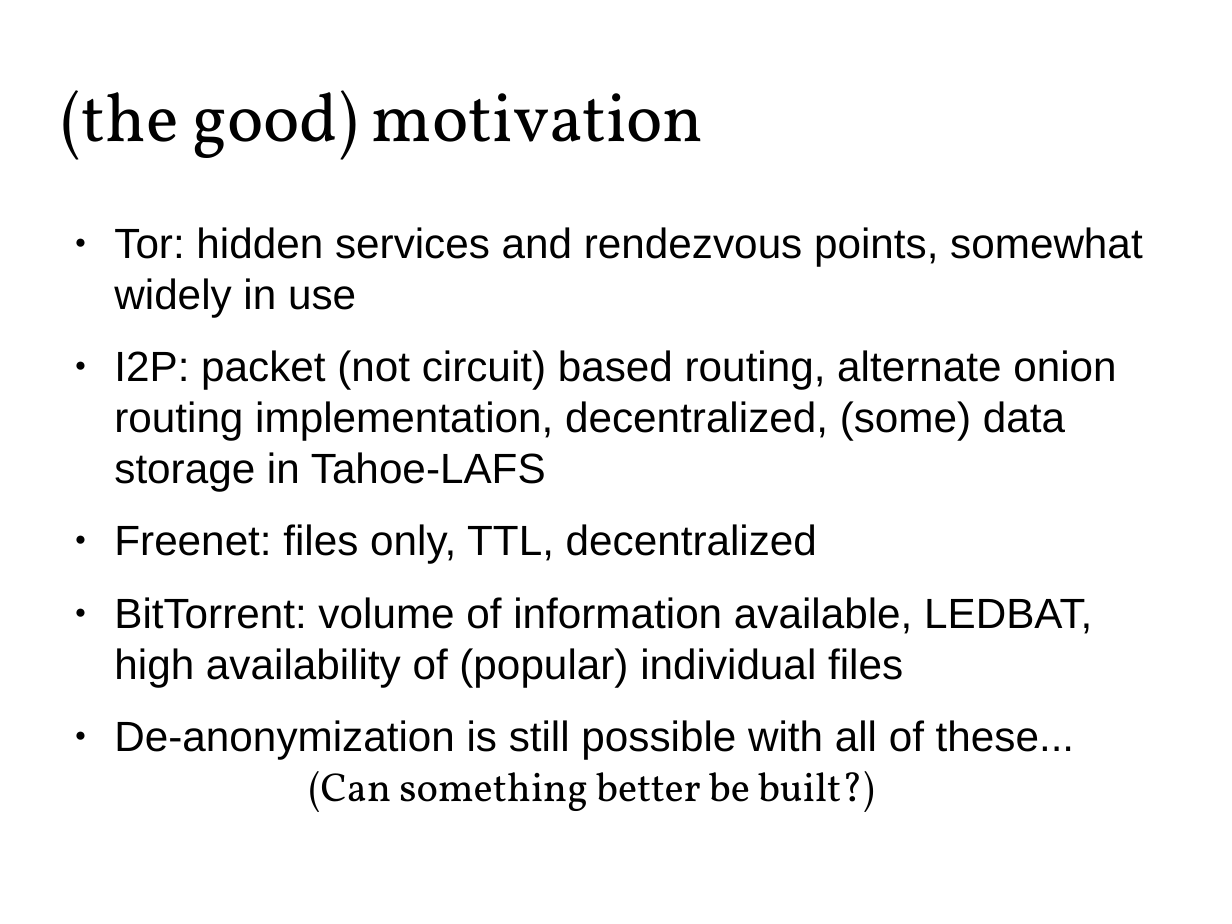
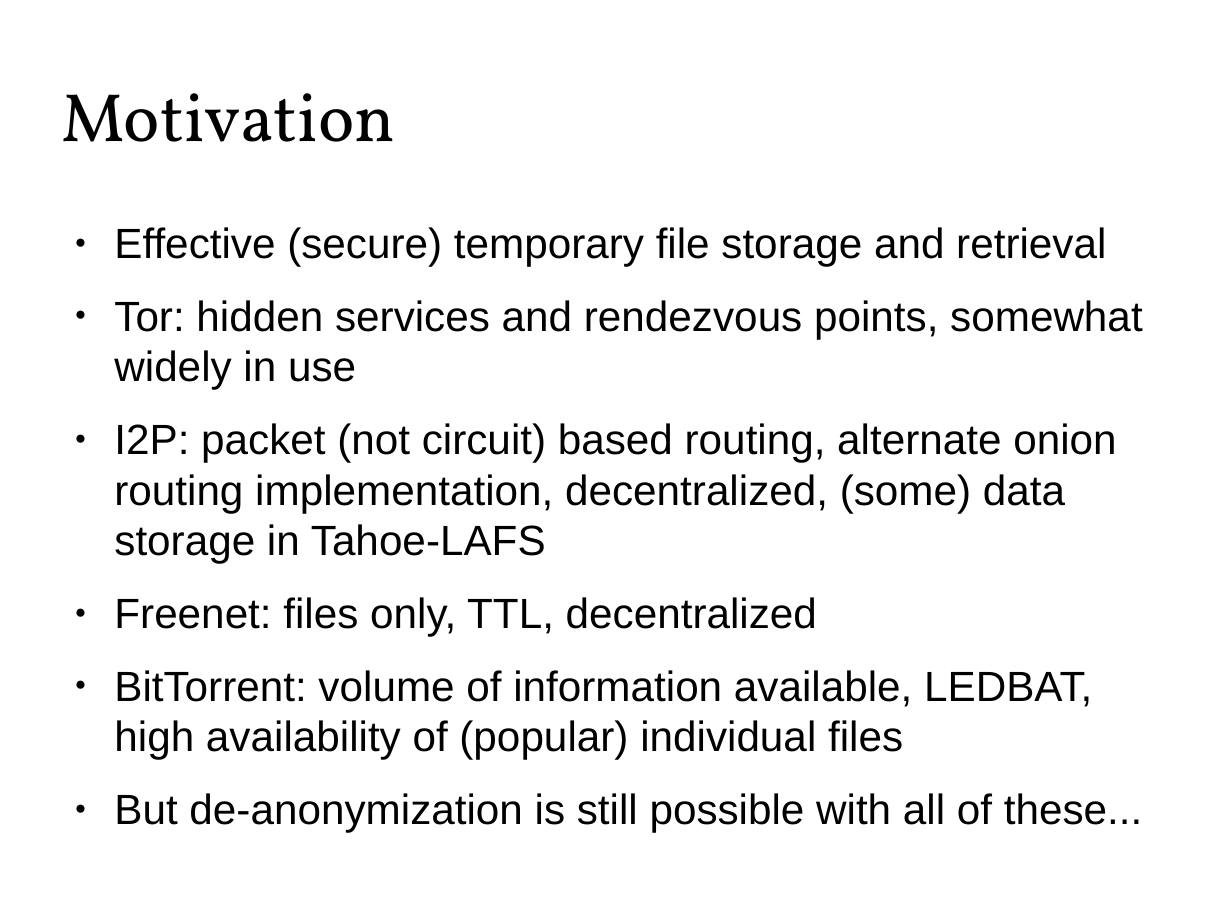
Before and after one commit to Zandrr/phonebook.js, a slide deck: slide 4 of documentation/ecen5013_presentation.odp. Drawn at 1232x924 pixels with LibreOffice and Linux fonts; fonts in the diff are those of the drawing. Boxes give left, top, right and bottom in pixels: in the first picture for what was removed or moved away, otherwise in the second. Text is boxed around its words. In the diff, an @@ line names an element or a change of style, - is before the commit and + after.

```diff
--- a/documentation/ecen5013_presentation.odp
+++ b/documentation/ecen5013_presentation.odp
@@ title at (x1=62, y1=93, x2=396, y2=142): text changed @@
-(the good) motivation
+Motivation
@@ text at (x1=114, y1=227, x2=1106, y2=266): paragraph added @@
+● Effective (secure) temporary file storage and retrieval
@@ text removed at (x1=309, y1=771, x2=875, y2=812) @@
-(Can something better be built?)
@@ text at (x1=114, y1=793, x2=1142, y2=832): text changed @@
-● De-anonymization is still possible with all of these...
+● But de-anonymization is still possible with all of these...
```
Also in this commit, not shown: 10 other slides changed, 9 slides added, 5 slides removed.
